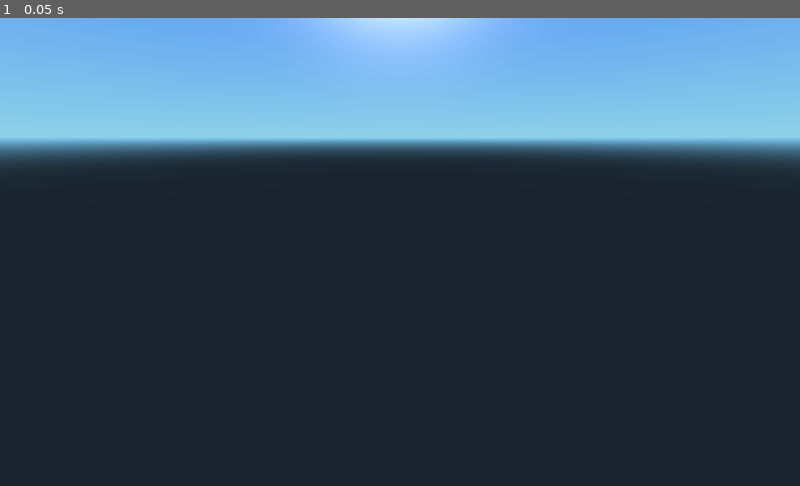
Above: before the commit, frame 1.
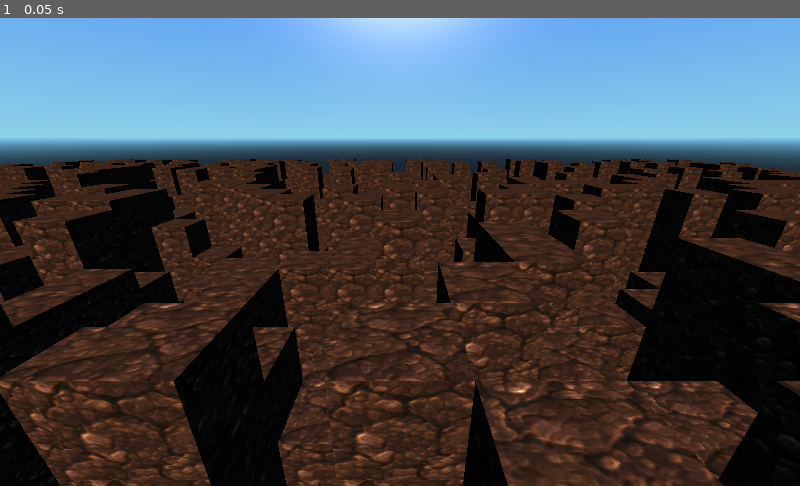
Above: after the commit, the same moment.

Repository: mustafmst/minecraft-clone
Game: Godot game, scene res://scenes/World/World.tscn
Two runs of this game, one before a commit and one after it. Both use one fixed random seed, a clock stepped at 60 frames per second and the inputs below. The project has no main scene, so this scene is started directly.
Inputs:
- Up to frame 1 (0.05 s): no input

The runs differ from the first frame. In frame 1, 69% of the frame differs, in the area x 0-100%, y 30-100%.
Error before the commit: Parse Error: Can't preload resource at path: res://components/Land/Chunk.tscn (res://components/Land/Chunk.gd:7)

Commit message:
Tweaking for testing
Update Chunk.gd, Land.gd, and 2 more files...

Diff:
--- a/components/Land/Chunk.gd
+++ b/components/Land/Chunk.gd
@@ -2,9 +2,6 @@
 
 export(int) var maxBlockHeight = 1
 
-# Scenes and Objects
-const Block = preload("res://components/Block/Block.tscn")
-const Chunk = preload("res://components/Land/Chunk.tscn")
 
 # Variables
 const ChunkSize = 16
@@ -15,13 +12,12 @@
 
 # Creating new Chunk
 static func create_new(landScene, parentChunk, parentX, parentY, pos):
-    var newChunk = Chunk.instance()
+    var newChunk = landScene.Chunk.instance()
     landScene.add_child(newChunk)
     newChunk.translate(Vector3(pos.x, 0, pos.y))
     newChunk.create_map()
     if parentChunk != null:
         newChunk.add_neighbour(parentChunk, parentX, parentY)
-    landScene.add_child(newChunk)
     return newChunk
 
 
@@ -38,7 +34,7 @@
     var chunkPos = self.get_2d_pos()
     var blockPos = Vector2(chunkPos.x+pos.x-ChunkSize/2, chunkPos.y+pos.y-ChunkSize/2)
     for h in range(get_parent().mapGenerator.get_height(blockPos)):
-        var item = Block.instance()
+        var item = get_parent().Block.instance()
         item.translate(Vector3(blockPos.x,h,blockPos.y))
         add_child(item)
     pass
--- a/components/Land/Land.gd
+++ b/components/Land/Land.gd
@@ -1,7 +1,8 @@
 extends Node
 
 # Scenes and Objects
-var Chunk = preload("res://components/Land/Chunk.tscn").instance()
+const Block = preload("res://components/Block/Block.tscn")
+const Chunk = preload("res://components/Land/Chunk.tscn")
 
 # Variables
 var mapGenerator
@@ -11,9 +12,9 @@
 
 func _ready():
     mapGenerator = get_node("MapGenerator")
-    mapGenerator.generate_map(Vector2(1080,1080),4,1,0)
+    mapGenerator.generate_map(Vector2(1080,1080),10,5,0)
 
-    firstChunk = Chunk.create_new(self, null, null, null, Vector2(0,0))
+    firstChunk = Chunk.instance().create_new(self, null, null, null, Vector2(0,0))
     self.set_active_chunk(firstChunk)
     pass
 
--- a/components/Land/MapGenerator.gd
+++ b/components/Land/MapGenerator.gd
@@ -5,6 +5,7 @@
 var map = null
 
 func generate_map(size, maxHeight, minHeight, windowSize):
+    randomize()
     mapSize = size
     var tmpMap = []
     for i in range(size.x):
--- a/scenes/World/World.tscn
+++ b/scenes/World/World.tscn
@@ -2,7 +2,7 @@
 
 [ext_resource path="res://components/Land/Land.tscn" type="PackedScene" id=1]
 
-[node name="World" type="Node"]
+[node name="World" type="Node" index="0"]
 
 [node name="Camera" type="Camera" parent="." index="0"]
 
